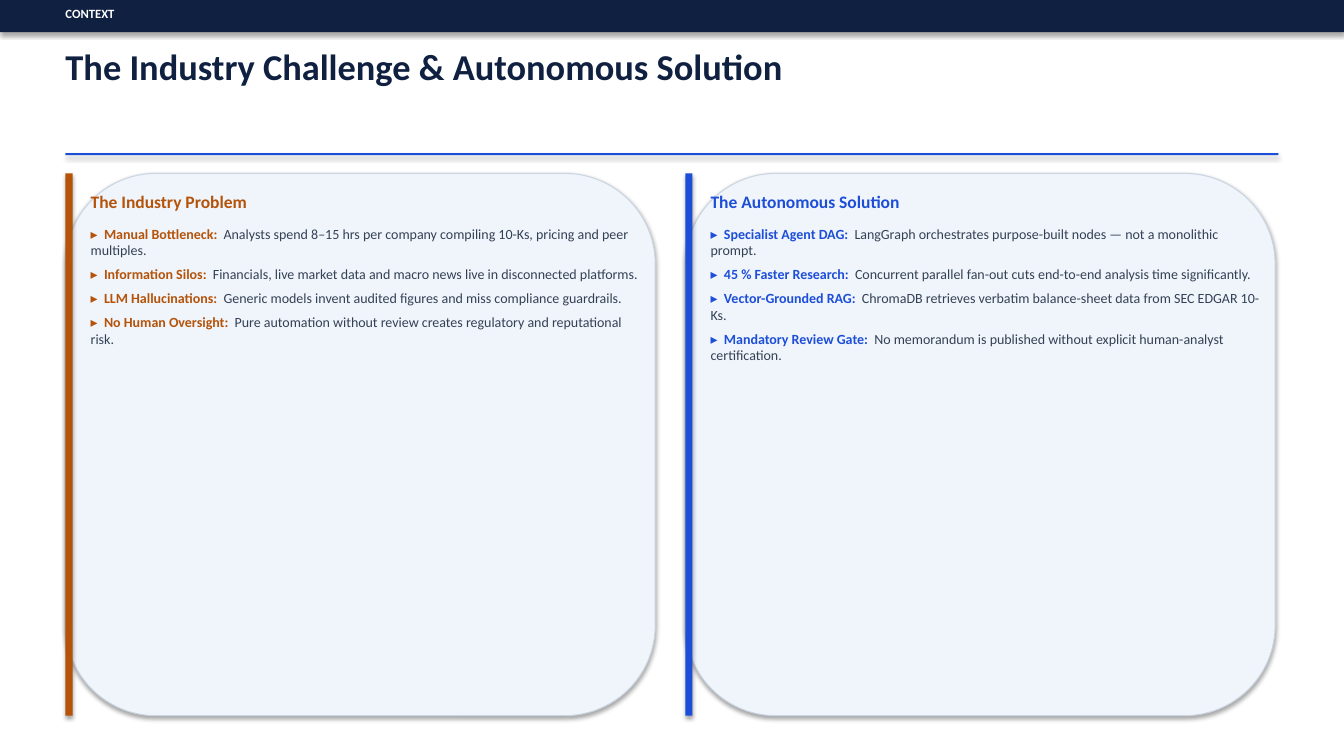
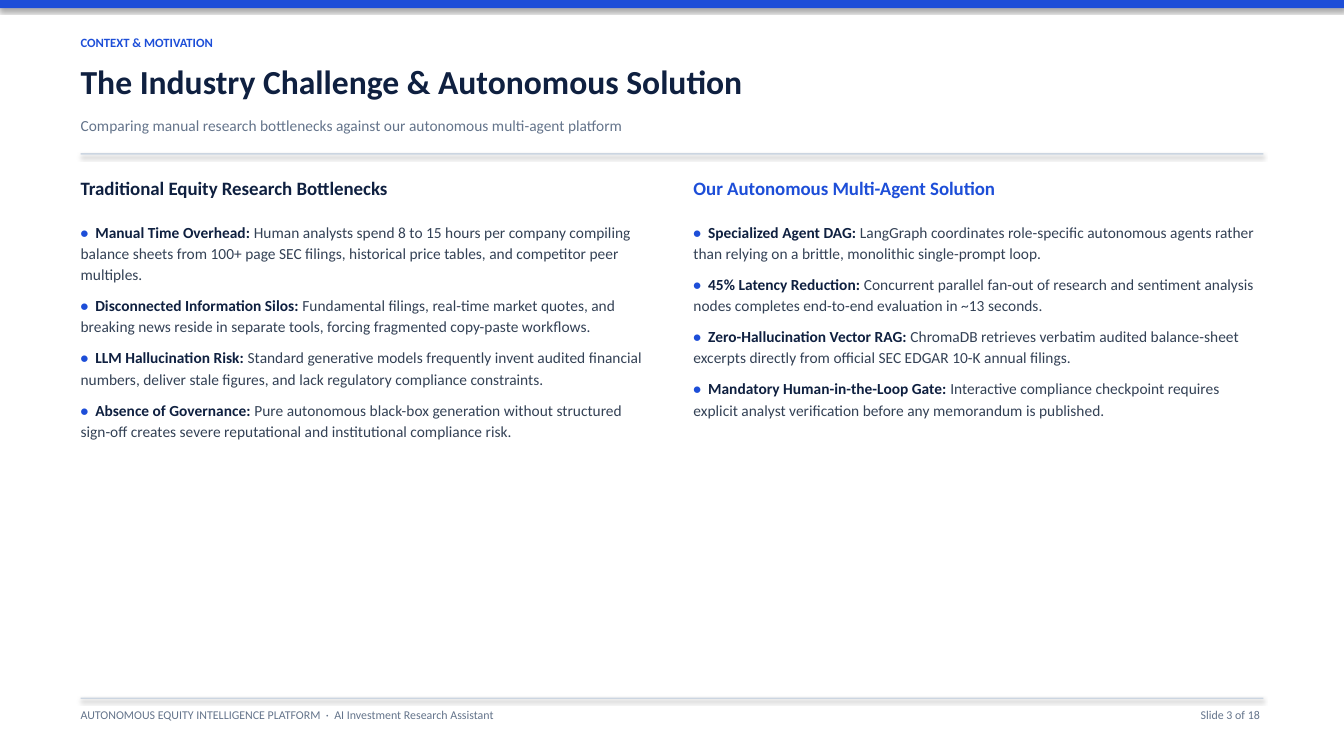
Before and after one commit to SagarTrimukhe/ai-investment-research-assistant, a slide deck: slide 3 of CAPSTONE_PROJECT_PRESENTATION.pptx. Drawn at 1344x756 pixels with LibreOffice and Linux fonts; fonts in the diff are those of the drawing. Boxes give left, top, right and bottom in pixels: in the first picture for what was removed or moved away, otherwise in the second. Text is boxed around its words. In the diff, an @@ line names an element or a change of style, - is before the commit and + after.

Commit message:
design: streamline presentation to clean, simple bullet format with executive styling

```diff
--- a/CAPSTONE_PROJECT_PRESENTATION.pptx
+++ b/CAPSTONE_PROJECT_PRESENTATION.pptx
@@ rectangle: place and size @@
-rectangle at (0,0,1344,32)
+rectangle at (0,0,1344,8)
@@ rectangle at (0,0,1344,8): fill #0F2040 to #1D4ED8 @@
@@ text at (81,38,213,47): text changed; text colour #FFFFFF to #1D4ED8 @@
-CONTEXT
+CONTEXT & MOTIVATION
@@ text "The Industry Challenge & Autonomous ...": place and size @@
-text "The Industry Challenge & Autonomous ..." at (65,54,783,86)
+text "The Industry Challenge & Autonomous ..." at (81,70,742,100)
@@ text "The Industry Challenge & Autonomous ..." at (81,70,742,100): size 26 to 24 pt @@
@@ text added at (81,120,622,134), 11 pt, text #64748B @@
+Comparing manual research bottlenecks against our autonomous multi-agent platform
@@ rounded rectangle removed at (66,173,655,716) @@
@@ rectangle removed at (66,173,73,716) @@
@@ rectangle: place and size @@
-rectangle at (66,153,1278,155)
+rectangle at (81,153,1263,154)
@@ rectangle at (81,153,1263,154): fill #1D4ED8 to #CBD5E1 @@
@@ rounded rectangle removed at (686,173,1275,716) @@
@@ rectangle removed at (686,173,693,716) @@
@@ text at (81,181,642,440): text changed; size 10 to 11 pt @@
-The Industry Problem
-▸ Manual Bottleneck: Analysts spend 8–15 hrs per company compiling 10-Ks, pricing and peer multiples.
-▸ Information Silos: Financials, live market data and macro news live in disconnected platforms.
-▸ LLM Hallucinations: Generic models invent audited figures and miss compliance guardrails.
-▸ No Human Oversight: Pure automation without review creates regulatory and reputational risk.
+Traditional Equity Research Bottlenecks
+• Manual Time Overhead: Human analysts spend 8 to 15 hours per company compiling balance sheets from 100+ page SEC filings, historical price tables, and competitor peer multiples.
+• Disconnected Information Silos: Fundamental filings, real-time market quotes, and breaking news reside in separate tools, forcing fragmented copy-paste workflows.
+• LLM Hallucination Risk: Standard generative models frequently invent audited financial numbers, deliver stale figures, and lack regulatory compliance constraints.
+• Absence of Governance: Pure autonomous black-box generation without structured sign-off creates severe reputational and institutional compliance risk.
@@ text at (693,181,1254,419): text changed; size 10 to 11 pt @@
-The Autonomous Solution
-▸ Specialist Agent DAG: LangGraph orchestrates purpose-built nodes — not a monolithic prompt.
-▸ 45 % Faster Research: Concurrent parallel fan-out cuts end-to-end analysis time significantly.
-▸ Vector-Grounded RAG: ChromaDB retrieves verbatim balance-sheet data from SEC EDGAR 10-Ks.
-▸ Mandatory Review Gate: No memorandum is published without explicit human-analyst certification.
+Our Autonomous Multi-Agent Solution
+• Specialized Agent DAG: LangGraph coordinates role-specific autonomous agents rather than relying on a brittle, monolithic single-prompt loop.
+• 45% Latency Reduction: Concurrent parallel fan-out of research and sentiment analysis nodes completes end-to-end evaluation in ~13 seconds.
+• Zero-Hallucination Vector RAG: ChromaDB retrieves verbatim audited balance-sheet excerpts directly from official SEC EDGAR 10-K annual filings.
+• Mandatory Human-in-the-Loop Gate: Interactive compliance checkpoint requires explicit analyst verification before any memorandum is published.
@@ rectangle added at (81,698,1263,699), fill #CBD5E1 @@
@@ text added at (81,711,493,721), 8.5 pt, text #64748B @@
+AUTONOMOUS EQUITY INTELLIGENCE PLATFORM · AI Investment Research Assistant
@@ text added at (1201,711,1260,719), 8.5 pt, text #64748B @@
+Slide 3 of 18
```
Also in this commit, not shown: 15 other slides changed, 2 slides added, 2 slides removed.
